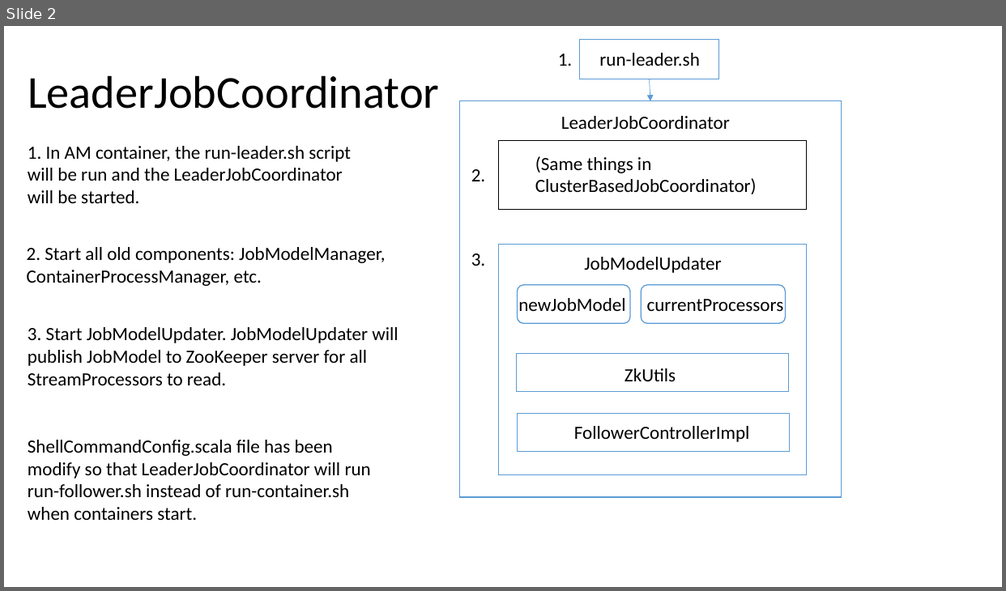
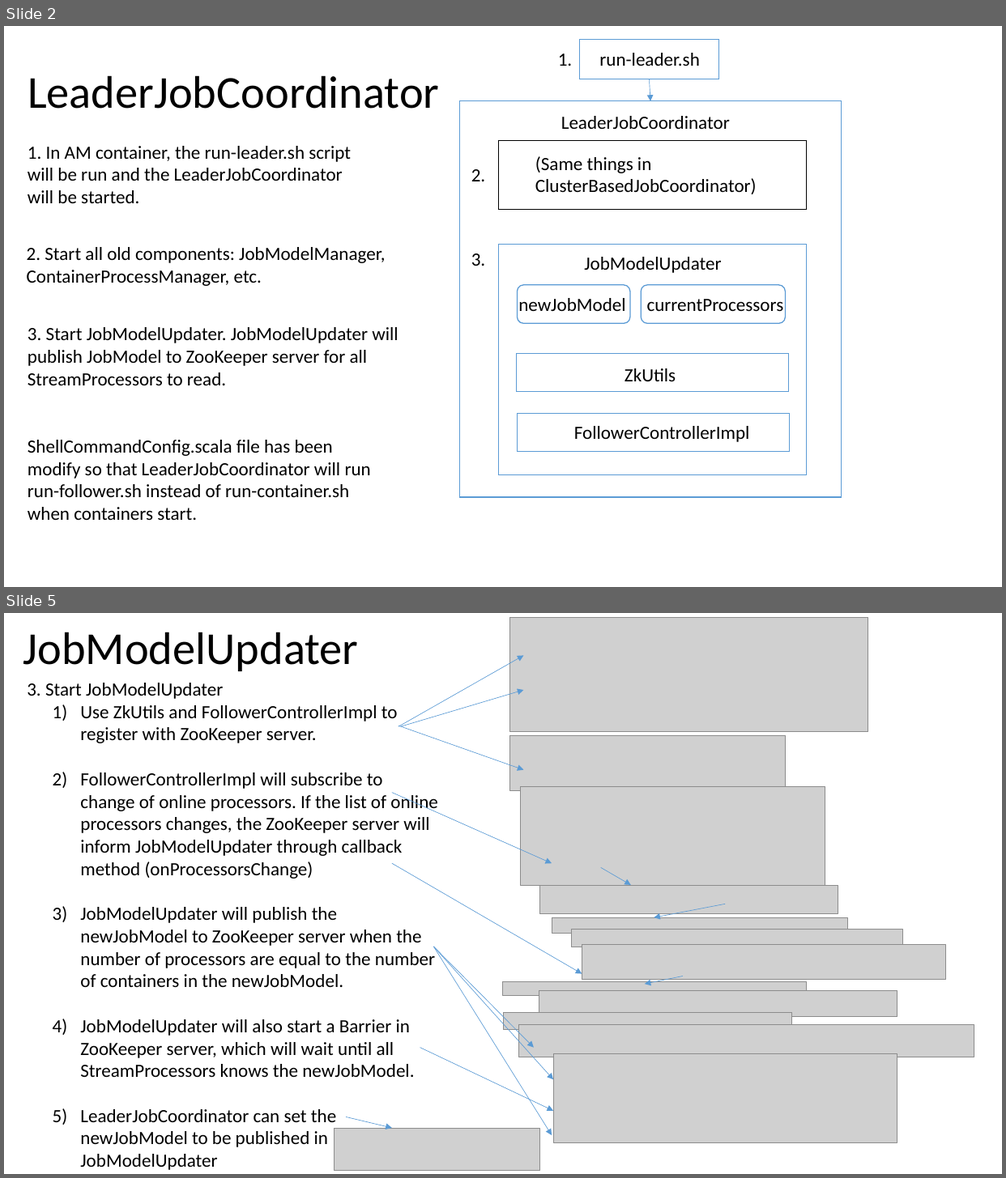
Before and after one commit to Swrrt/Samza-Documents, a slide deck: Documentation/Samza-Snapshot.pptx. Shown one above the other, each under a label of ours: slide 2 before the commit, slides 2 and 5 after it; the slides between them are not shown. The pictures are 1006x591 and 1006x1178 pixels, drawn with LibreOffice and Linux fonts; fonts in the diff are those of the drawing; grey boxes stand for pictures. Boxes give left, top, right and bottom in pixels: in the first picture for what was removed or moved away, otherwise in the second. Text is boxed around its words. In the diff, an @@ line names an element or a change of style, - is before the commit and + after.

```diff
--- a/Documentation/Samza-Snapshot.pptx
+++ b/Documentation/Samza-Snapshot.pptx
@@ slide 5 added at (4, 613, 1002, 1174), background #FFFFFF @@
@@ title added at (23, 632, 359, 671), 44 pt, text #000000 @@
+JobModelUpdater
@@ picture added at (509, 618, 867, 731) @@
@@ arrow added from (398, 726) to (523, 656), #5B9BD5 0.5 pt @@
@@ text added at (27, 683, 223, 699), 18 pt, text #000000 @@
+3. Start JobModelUpdater
@@ text added at (80, 705, 437, 1170), 18 pt, text #000000 @@
+1) Use ZkUtils and FollowerControllerImpl to register with ZooKeeper server.
+2) FollowerControllerImpl will subscribe to change of online processors. If the list of online processors changes, the ZooKeeper server will inform JobModelUpdater through callback method (onProcessorsChange)
+3) JobModelUpdater will publish the newJobModel to ZooKeeper server when the number of processors are equal to the number of containers in the newJobModel.
+4) JobModelUpdater will also start a Barrier in ZooKeeper server, which will wait until all StreamProcessors knows the newJobModel.
+5) LeaderJobCoordinator can set the newJobModel to be published in JobModelUpdater
@@ arrow added from (401, 726) to (523, 690), #5B9BD5 0.5 pt @@
@@ arrow added from (398, 726) to (523, 770), #5B9BD5 0.5 pt @@
@@ picture added at (509, 736, 786, 791) @@
@@ arrow added from (392, 793) to (552, 864), #5B9BD5 0.5 pt @@
@@ picture added at (521, 786, 825, 885) @@
@@ arrow added from (392, 864) to (582, 973), #5B9BD5 0.5 pt @@
@@ arrow added from (601, 867) to (632, 885), #5B9BD5 0.5 pt @@
@@ picture added at (539, 885, 837, 914) @@
@@ picture added at (552, 918, 848, 934) @@
@@ arrow added from (725, 905) to (654, 918), #5B9BD5 0.5 pt @@
@@ arrow added from (434, 947) to (534, 1048), #5B9BD5 0.5 pt @@
@@ arrow added from (434, 947) to (553, 1080), #5B9BD5 0.5 pt @@
@@ arrow added from (434, 947) to (552, 1135), #5B9BD5 0.5 pt @@
@@ picture added at (572, 929, 903, 947) @@
@@ picture added at (582, 944, 945, 980) @@
@@ arrow added from (683, 976) to (645, 984), #5B9BD5 0.5 pt @@
@@ picture added at (503, 982, 807, 996) @@
@@ picture added at (539, 991, 898, 1017) @@
@@ picture added at (503, 1013, 791, 1031) @@
@@ picture added at (518, 1025, 974, 1058) @@
@@ arrow added from (420, 1048) to (553, 1111), #5B9BD5 0.5 pt @@
@@ picture added at (553, 1054, 897, 1143) @@
@@ arrow added from (346, 1118) to (392, 1128), #5B9BD5 0.5 pt @@
@@ picture added at (334, 1129, 540, 1171) @@
```
Also in this commit, not shown: 2 slides changed, 5 other slides added.
